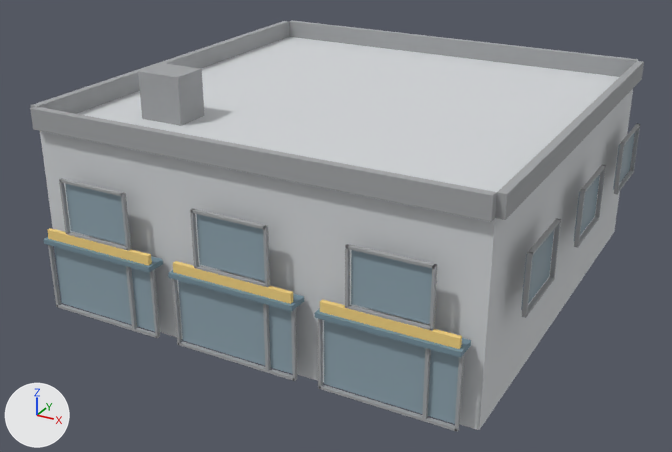
The glTF model public/buildings/commercial_2x2_a.glb: old version first, new version second.
The view is the same before and after, from a camera (50 mm lens) standing at (20.9, -19.4, 14.6) and looking at (6.9, 6.1, 1.9). The axes (+X, +Y, +Z) are drawn at lower left. The lights are the same throughout. The older version comes first. Vertices at exactly the same position are counted once.

In view in the first picture: 'commercial_2x2_a_0'.
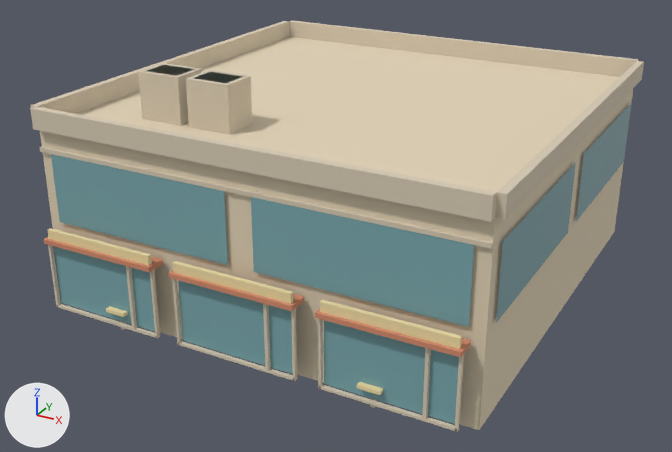
Where the change shows, as pixel boxes [x1, y1, x2, y2] in the pictures (672 x 452 px):
'commercial_2x2_a_0', recoloured, reshaped (light grey to beige): [30, 20, 644, 432] in both
part 1 of me_commercial_2x2_a_0, added: after [40, 147, 493, 249]
part 2 of me_commercial_2x2_a_0, added (beige): after [186, 70, 252, 135]
part 3 of me_commercial_2x2_a_0, added: after [106, 306, 128, 317]
part 4 of me_commercial_2x2_a_0, added: after [357, 382, 383, 395]
part 5 of me_commercial_2x2_a_0, deleted: before [59, 124, 640, 331]
part 6 of me_commercial_2x2_a_0, added (cyan): after [51, 65, 632, 327]

The change, as a list of edits to the scene's bpy script:
```text
Change mat_commercial_2x2_a_wall:
    mat_commercial_2x2_a_wall.base_color: (0.66, 0.68, 0.7) -> (0.77, 0.66, 0.48)  # light grey #d4d7da -> beige #e3d4b8
Change mat_commercial_2x2_a_trim:
    mat_commercial_2x2_a_trim.base_color: (0.363, 0.374, 0.385) -> (0.69, 0.6, 0.46)  # grey #a2a5a7 -> beige #d8cbb5
Change mat_commercial_2x2_a_awning:
    mat_commercial_2x2_a_awning.base_color: (0.18, 0.28, 0.34) -> (0.66, 0.26, 0.15)  # greyish blue #76909e -> beige #d48b6c
Change me_commercial_2x2_a_0:
    used by ob_commercial_2x2_a_0; location = (0.0, 0.0, 0.0)
    remove me_commercial_2x2_a_0.from_pydata(...)  # 708 vertices, 1080 faces; spans x -0.6..15.1, y -0.8..15.1, z 0.0..7.5
    add me_commercial_2x2_a_0.from_pydata(...)  # 324 vertices, 464 faces; spans x -0.2..14.8, y -0.8..14.8, z 0.0..7.5
    me_commercial_2x2_a_0 part 1: a new loose piece, a box spanning x 0.0..14.5, y -0.1..0.0, z 5.25..5.38, in mat_commercial_2x2_a_trim (beige #d8cbb5)
    me_commercial_2x2_a_0 part 2: a new loose piece, a box spanning x 4.0..5.5, y 2.2..3.4, z 6.0..7.5, in mat_commercial_2x2_a_trim (beige #d8cbb5)
    me_commercial_2x2_a_0 part 3: a new loose piece, a box spanning x 2.55..3.25, y -0.68..-0.1, z 0.65..0.76, in mat_commercial_2x2_a_sign (beige #f0dda6)
    me_commercial_2x2_a_0 part 4: a new loose piece, a box spanning x 11.25..11.95, y -0.68..-0.1, z 0.65..0.76, in mat_commercial_2x2_a_sign (beige #f0dda6)
    me_commercial_2x2_a_0 part 5: 60 loose pieces with 480 vertices, spanning x -0.6..15.1, y -0.6..15.1, z 2.9..4.7, are deleted
    me_commercial_2x2_a_0 part 6
    24 vertices are added at x -0.1..14.6, y -0.1..14.6, z 3.0..7.5
    16 new vertices lie (0.0, 0.0, 2.2) away from vertices in x -0.1..14.6, y -0.1..14.6, z 3.0
    20 new faces join them, mat_commercial_2x2_a_glass (cyan #7caaaf)
    other edits to the shape of me_commercial_2x2_a_0 do not show in these pictures
```
